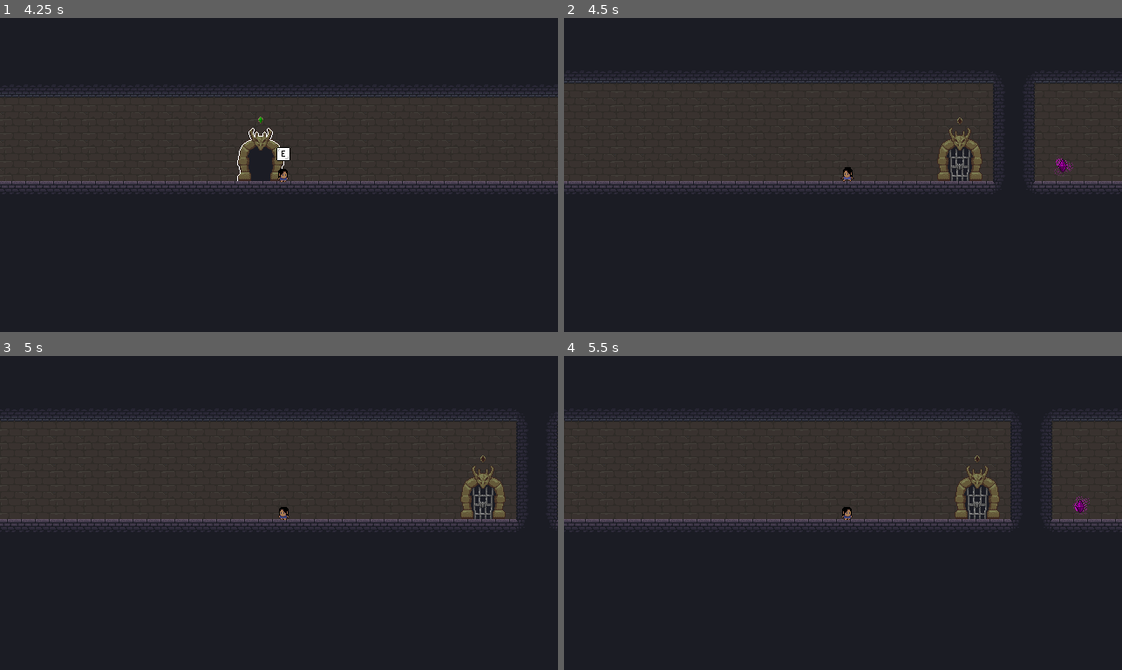
Above: before the commit, frames 1-4 (two rows, left to right).
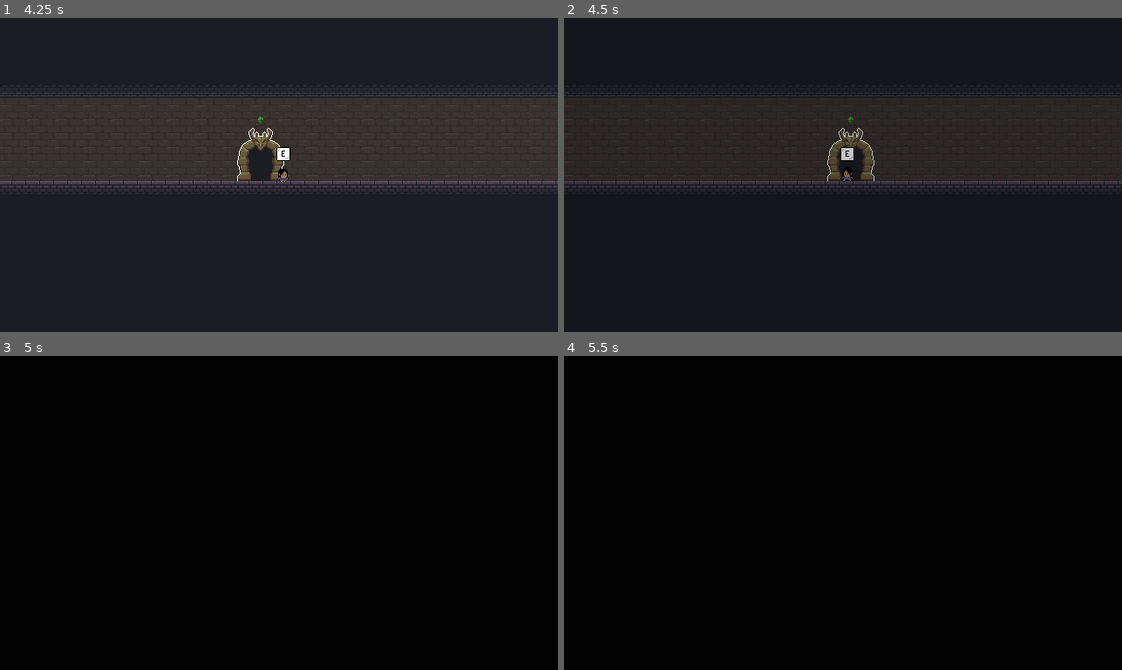
Above: after the commit, the same moments.

Repository: MatthewBL/Gates-and-Gems
Game: Godot game, scene res://scenes/level_manager/level_manager.tscn
The game is run twice, just before and just after one commit, with the same random seed, the same clock (stepped at 60 frames per second) and the same inputs.
Inputs:
- Up to frame 1 (4.25 s): hold D (ui_right) 0.53-2.03 s; tap E (interact) every 0.75 s from 0.6 to 3.6 s; tap Space (ui_accept) at 0.77, 1.52, 3.02, 3.77 s; hold A (ui_left) 2.03-2.78 s; hold D (ui_right) from 2.78 s (still down)
- Up to frame 2 (4.5 s): release D (ui_right) at 4.28 s; hold A (ui_left) from 4.28 s (still down); tap E (interact) at 4.35 s
- Up to frame 3 (5 s): keep holding A (ui_left); tap Space (ui_accept) at 4.52 s
- Up to frame 4 (5.5 s): release A (ui_left) at 5.03 s; hold D (ui_right) from 5.03 s (still down); tap E (interact) at 5.1 s

Frame 1 is identical in both runs. In frame 2, 6.5% of the frame differs, in the area x 0-100%, y 17-57%; in frame 3, 100%, in the area x 0-100%, y 0-100%; in frame 4, 100%.

Commit message:
Bugfix: Fade in fade out fixed

Diff:
--- a/scenes/level_manager/level_manager.gd
+++ b/scenes/level_manager/level_manager.gd
@@ -73,6 +73,10 @@
 
 
 func on_next_level() -> void:
+	fade_in_out.fadeOut()
+	await get_tree().create_timer(1).timeout
 	for level: Node in level_container.get_children():
 		level.queue_free()
 	load_level.call_deferred(current_level_index + 1)
+	await get_tree().create_timer(0.1).timeout
+	fade_in_out.fadeIn()
